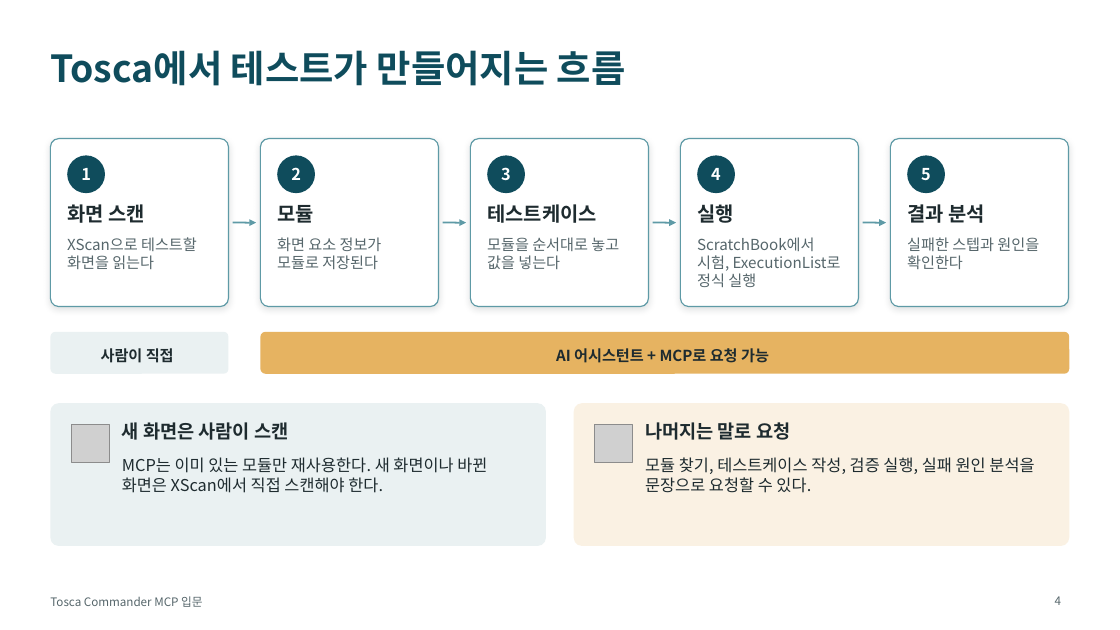
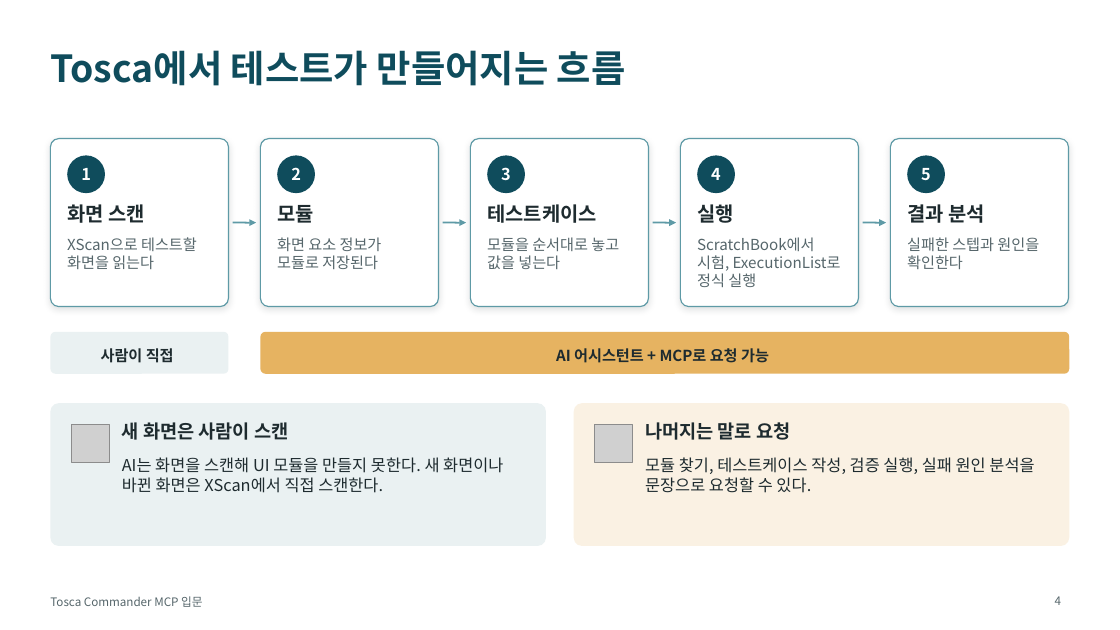
Before and after one commit to tjkim0725/Agent, a slide deck: slide 4 of tosca-mcp-training/Tosca_Commander_MCP_교육자료.pptx. Drawn at 1120x630 pixels with LibreOffice and Linux fonts; fonts in the diff are those of the drawing; grey boxes stand for pictures. Boxes give left, top, right and bottom in pixels: in the first picture for what was removed or moved away, otherwise in the second. Text is boxed around its words. In the diff, an @@ line names an element or a change of style, - is before the commit and + after.

```diff
--- a/tosca-mcp-training/Tosca_Commander_MCP_교육자료.pptx
+++ b/tosca-mcp-training/Tosca_Commander_MCP_교육자료.pptx
@@ text at box(122, 457, 503, 493): text changed @@
-MCP는 이미 있는 모듈만 재사용한다. 새 화면이나 바뀐 화면은 XScan에서 직접 스캔해야 한다.
+AI는 화면을 스캔해 UI 모듈을 만들지 못한다. 새 화면이나 바뀐 화면은 XScan에서 직접 스캔한다.
```
Also in this commit, not shown: 20 other slides changed, 6 other files.
